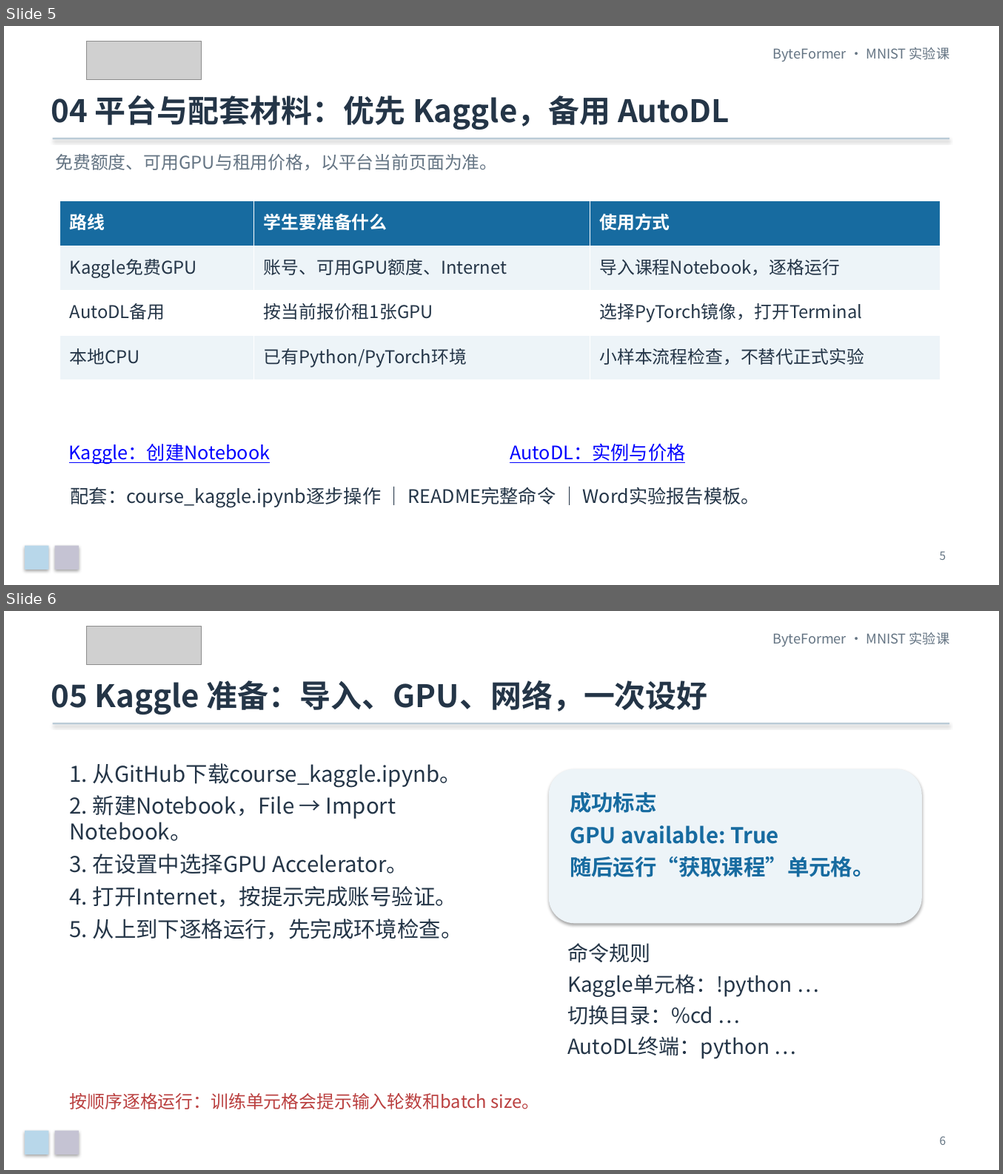
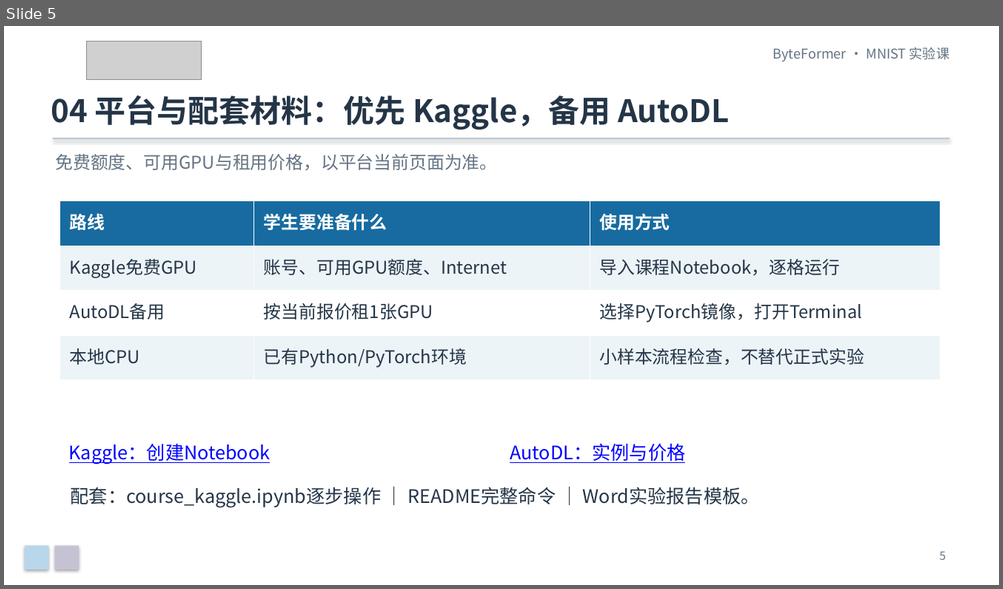
Before and after one commit to Franklin-L/byteformer-mnist-course, a slide deck: docs/ByteFormer_MNIST_零基础实验课.pptx. Shown one above the other, each under a label of ours: slides 5 and 6 before the commit, slide 5 after it. The pictures are 1003x1174 and 1003x589 pixels, drawn with LibreOffice and Linux fonts; fonts in the diff are those of the drawing; grey boxes stand for pictures. Boxes give left, top, right and bottom in pixels: in the first picture for what was removed or moved away, otherwise in the second. Text is boxed around its words. In the diff, an @@ line names an element or a change of style, - is before the commit and + after.

Commit message:
Replace Kaggle setup walkthrough with tutorial links

```diff
--- a/docs/ByteFormer_MNIST_零基础实验课.pptx
+++ b/docs/ByteFormer_MNIST_零基础实验课.pptx
@@ slide 6 removed at (4, 611, 999, 1170), background #FFFFFF @@
@@ picture removed at (87, 626, 202, 665) @@
@@ text removed at (773, 632, 950, 647) @@
-ByteFormer · MNIST 实验课
@@ text removed at (51, 681, 708, 715) @@
-05 Kaggle 准备：导入、GPU、网络，一次设好
@@ rectangle removed at (53, 723, 949, 724) @@
@@ text removed at (70, 763, 463, 940) @@
-1. 从GitHub下载course_kaggle.ipynb。
-2. 新建Notebook，File → Import Notebook。
-3. 在设置中选择GPU Accelerator。
-4. 打开Internet，按提示完成账号验证。
-5. 从上到下逐格运行，先完成环境检查。
@@ rounded rectangle removed at (549, 769, 922, 923) @@
@@ text removed at (569, 792, 874, 877) @@
-成功标志
-GPU available: True
-随后运行“获取课程”单元格。
@@ text removed at (567, 943, 792, 1059) @@
-命令规则
-Kaggle单元格：!python …
-切换目录：%cd …
-AutoDL终端：python …
@@ text removed at (70, 1093, 540, 1110) @@
-按顺序逐格运行：训练单元格会提示输入轮数和batch size。
@@ rectangle removed at (25, 1131, 48, 1155) @@
@@ rectangle removed at (55, 1131, 79, 1155) @@
@@ text removed at (939, 1136, 946, 1145) @@
-6
```
Also in this commit, not shown: 1 slide added, 4 other files.
